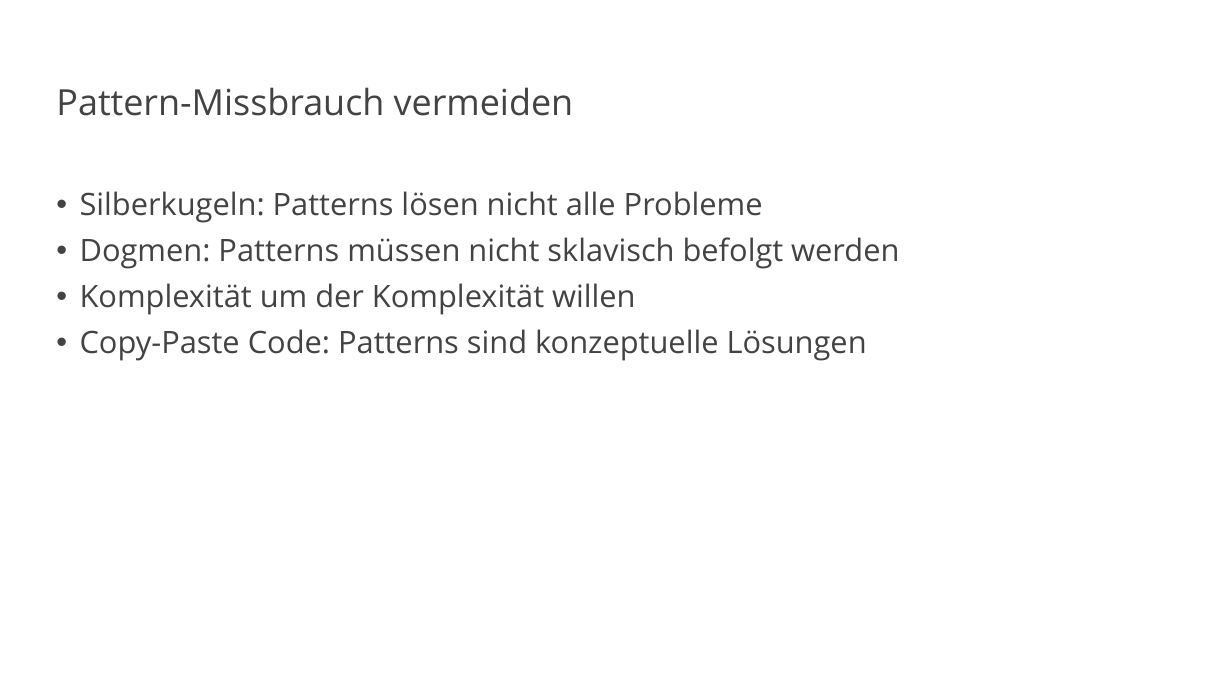
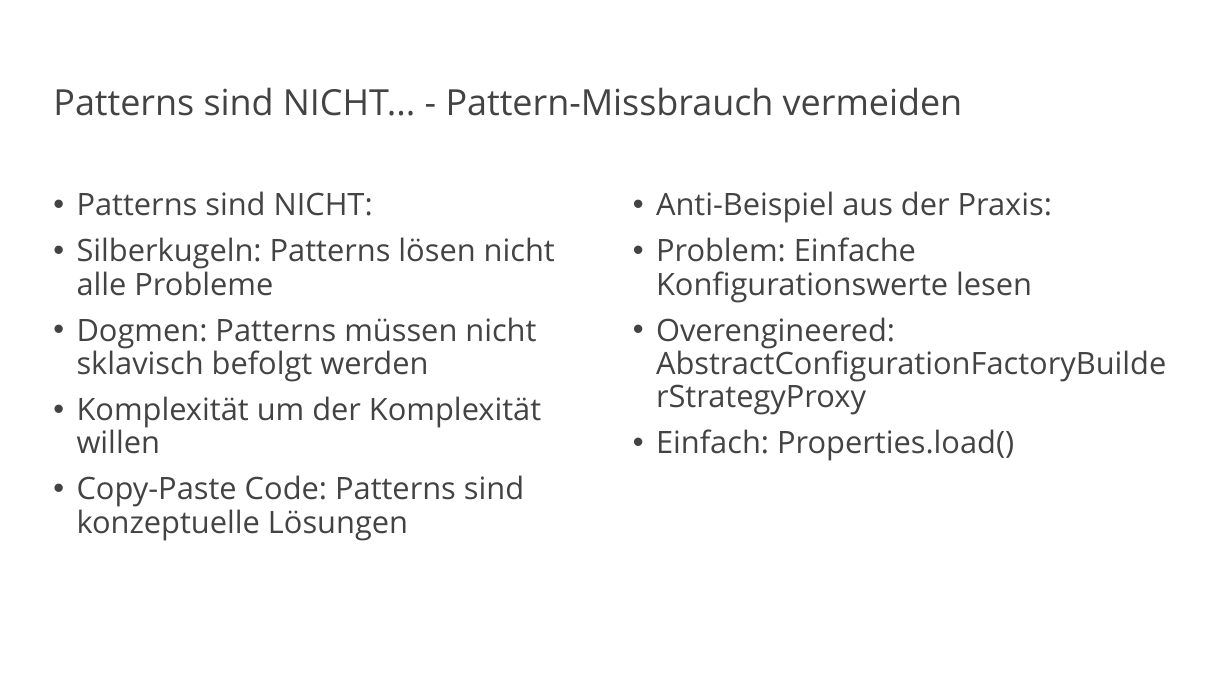
Before and after one commit to vanillacore-net/september-2025-telekom-training, a slide deck: slide 28 of presentations/powerpoint/intro-presentation.pptx (slide 48 before the commit). Drawn at 1232x693 pixels with LibreOffice and Linux fonts; fonts in the diff are those of the drawing; background and template pictures are left out. Boxes give left, top, right and bottom in pixels: in the first picture for what was removed or moved away, otherwise in the second. Text is boxed around its words. In the diff, an @@ line names an element or a change of style, - is before the commit and + after.

```diff
--- a/presentations/powerpoint/intro-presentation.pptx
+++ b/presentations/powerpoint/intro-presentation.pptx
@@ title at (53, 87, 962, 116): text changed @@
-Pattern-Missbrauch vermeiden
+Patterns sind NICHT... - Pattern-Missbrauch vermeiden
@@ text at (77, 191, 373, 216): paragraph added @@
+• Patterns sind NICHT:
@@ text added at (656, 191, 1052, 461), 24 pt, text #434343 @@
+• Anti-Beispiel aus der Praxis:
+• Problem: Einfache Konfigurationswerte lesen
+• Overengineered: AbstractConfigurationFactoryBuilderStrategyProxy
+• Einfach: Properties.load()
```
Also in this commit, not shown: 21 other slides changed, 11 slides added, 43 slides removed, 2 other files.
